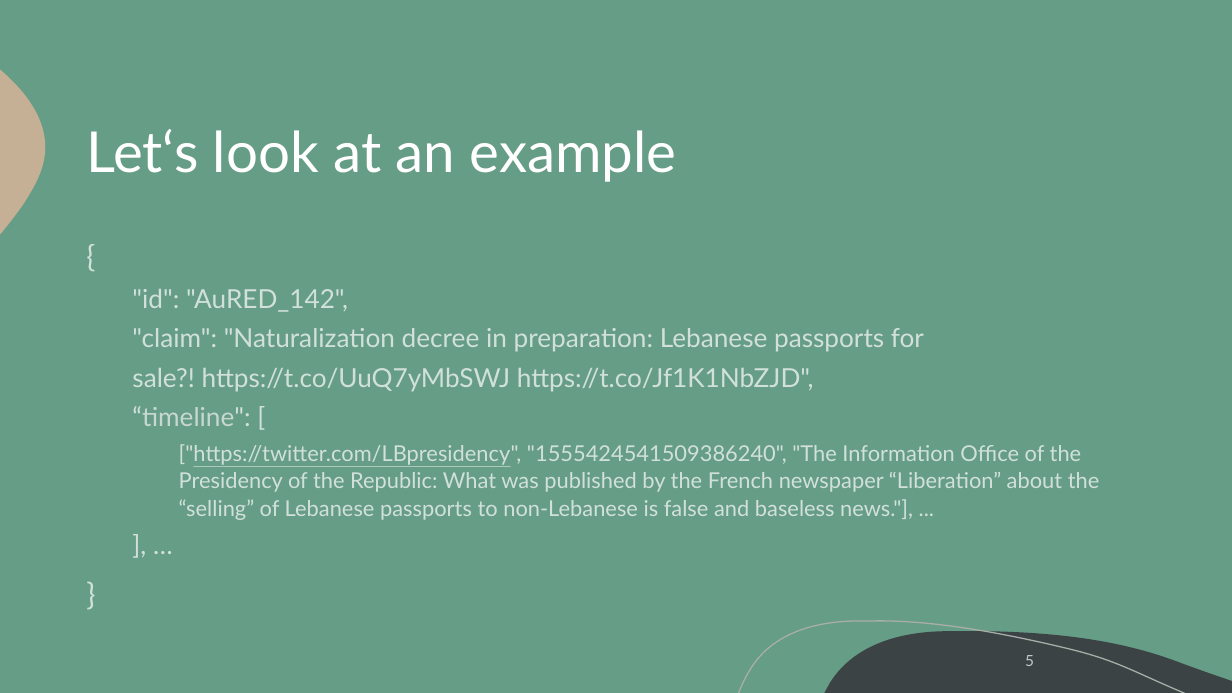
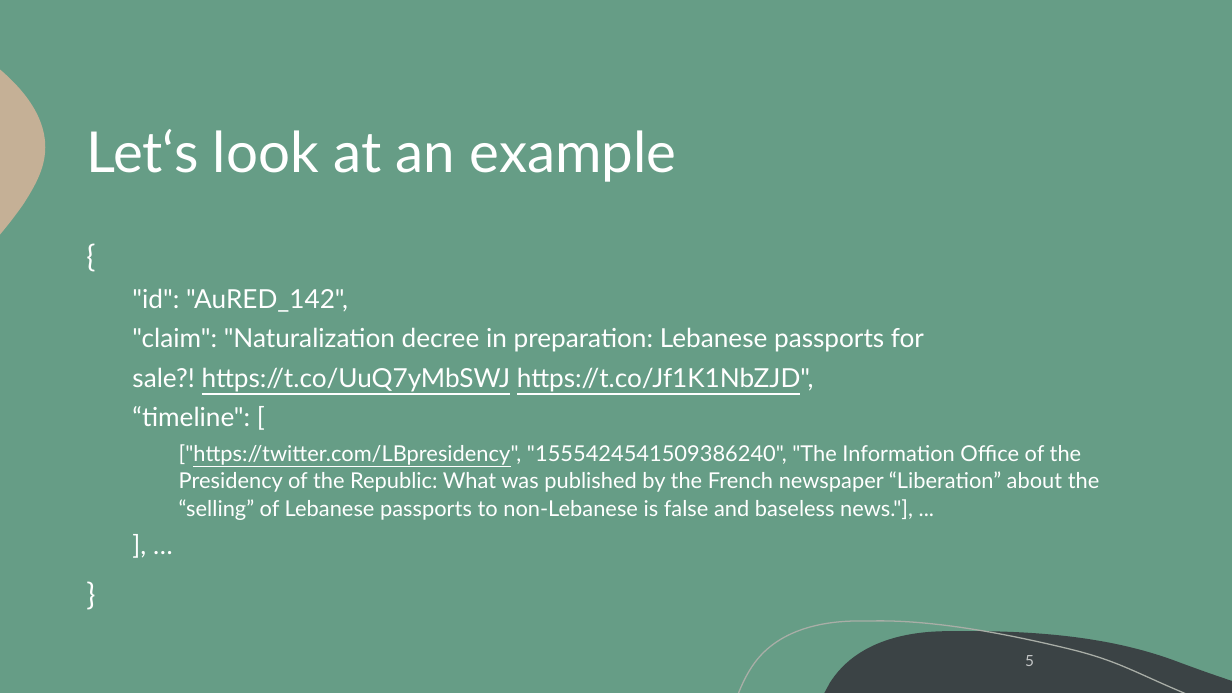
Before and after one commit to LuisKolb/clef-2024-authority, a slide deck: slide 5 of talk/CLEF 2024 talk Luis Kolb.pptx. Drawn at 1232x693 pixels with LibreOffice and Linux fonts; fonts in the diff are those of the drawing; background and template pictures are left out. Boxes give left, top, right and bottom in pixels: in the first picture for what was removed or moved away, otherwise in the second. Text is boxed around its words. In the diff, an @@ line names an element or a change of style, - is before the commit and + after.

```diff
--- a/talk/CLEF 2024 talk Luis Kolb.pptx
+++ b/talk/CLEF 2024 talk Luis Kolb.pptx
@@ text "{" at (x1=132, y1=288, x2=1100, y2=520): text colour #FFFFFF at 70% opacity to #FFFFFF; text colour #F2F2F2 at 70% opacity to #FFFFFF in "“timeline":" @@
```
Also in this commit, not shown: 16 other slides changed, 2 other files.
